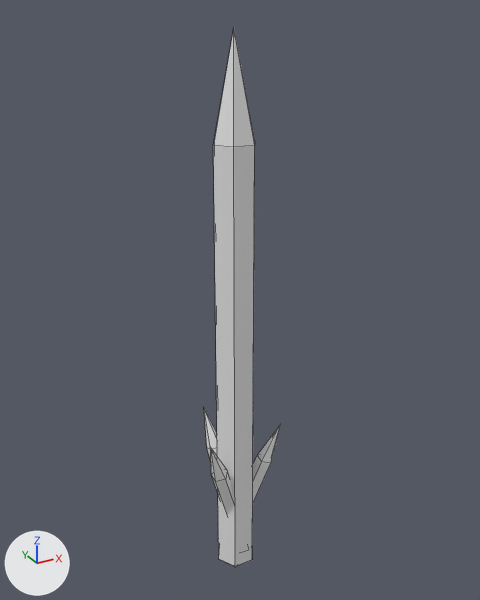
One commit to the FBX model roblox/art/props/kit/T2_CrystalSpire.fbx: the scene before it, then after it.
Both versions are drawn from a camera (50 mm lens) standing at (-63.0, -116.9, 133.3) and looking at (3.8, 4.6, 72.5). The lights are fixed; the arrows at lower left show +X, +Y and +Z. The older version comes first. Mesh edges are drawn as thin lines. Where no turn or scale is listed for an object, it has been applied to the vertices.

Before the edit, the objects in view are built like this:
```python
me_landmark = bpy.data.meshes.new('Landmark')
me_landmark.from_pydata(...)  # 50 vertices, 63 faces; spans x -9.3..9.5, y -5.6..10.2, z -66.0..66.0
me_landmark.materials.append(mat_t2_crystalspire_landmark)  # white #e7e7e7
ob_landmark = bpy.data.objects.new('Landmark', me_landmark)
ob_landmark.location = (0.0, 0.0, 64.0)
```
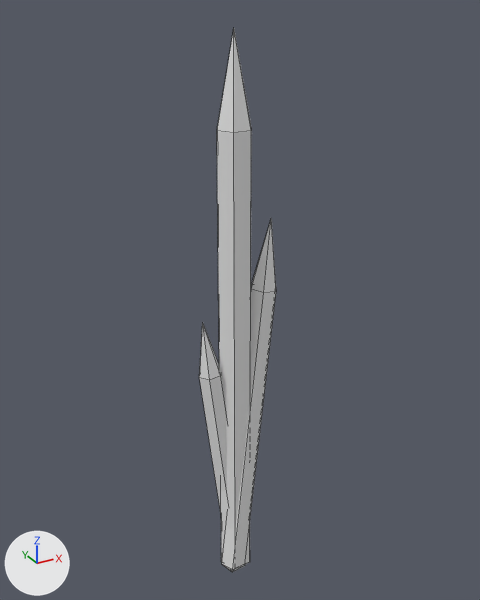
Changed parts and their boxes [x1, y1, x2, y2] in the pictures (480 x 600 px; the box of a moved part takes in the faces that stretch with it):
'Landmark', reshaped: before [204, 30, 280, 567]; after [199, 30, 276, 572]
part 1 of me_landmark, rebuilt: before [211, 449, 234, 514]; after [199, 323, 227, 513]
part 2 of me_landmark, rebuilt: before [253, 425, 280, 502]; after [222, 219, 276, 572]
part 3 of me_landmark, deleted: before [204, 409, 217, 461]
part 4 of me_landmark, moved or reshaped: before [214, 53, 255, 567]; after [217, 53, 251, 564]

The edits, one by one:
me_landmark is used by ob_landmark; location (0.0, 0.0, 64.0).
me_landmark had 50 vertices, 63 faces and spanned x -9.3..9.5, y -5.6..10.2, z -66.0..66.0.
me_landmark now has 42 vertices, 54 faces and spans x -8.6..9.6, y -4.1..3.6, z -66.0..66.0.
me_landmark part 1: the loose piece of 12 vertices spanning x -9.3..4.4, y -5.6..3.3, z -58.5..-21.0 is rebuilt with 14 vertices and now spans x -8.6..3.9, y -1.6..3.6, z -65.1..7.0.
me_landmark part 2: the loose piece of 12 vertices spanning x -4.0..9.5, y -5.3..3.2, z -58.4..-21.0 is rebuilt with 14 vertices and now spans x -4.7..9.6, y -4.1..1.7, z -65.7..28.8.
me_landmark part 3: the loose piece of 12 vertices spanning x -3.8..3.0, y -4.4..10.2, z -58.4..-21.0 is deleted.
Part 4, on me_landmark:
12 vertices are removed from x -5.0..5.0, y -4.3..4.3, z -60.7..44.9.
18 faces are deleted.
12 vertices are added at x -4.2..4.2, y -3.6..3.6, z -62.0..47.5.
18 new faces join them.
